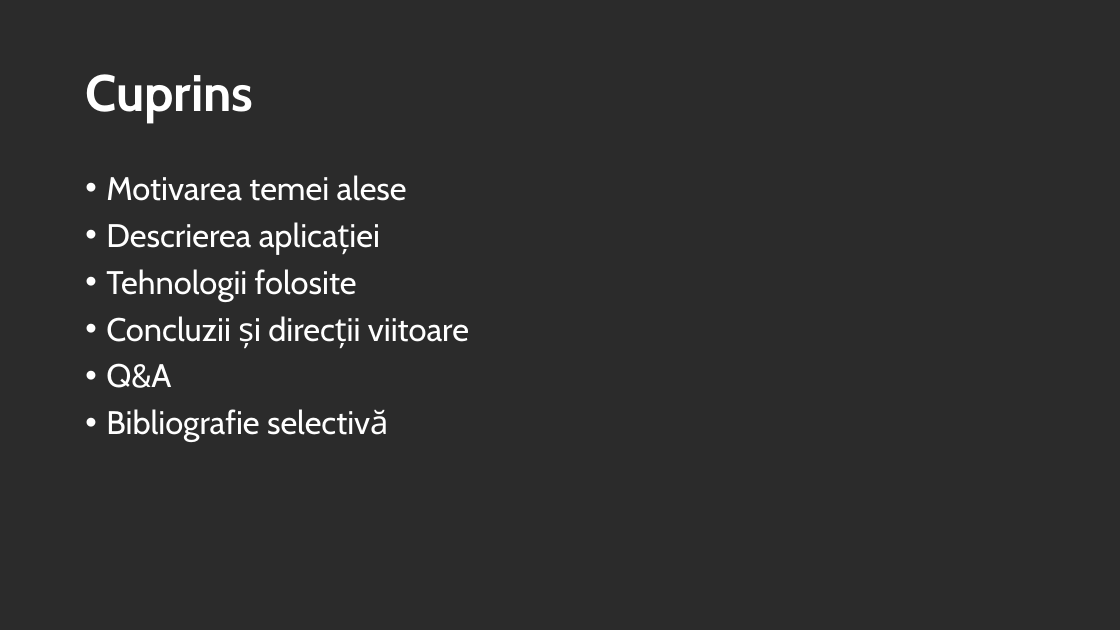
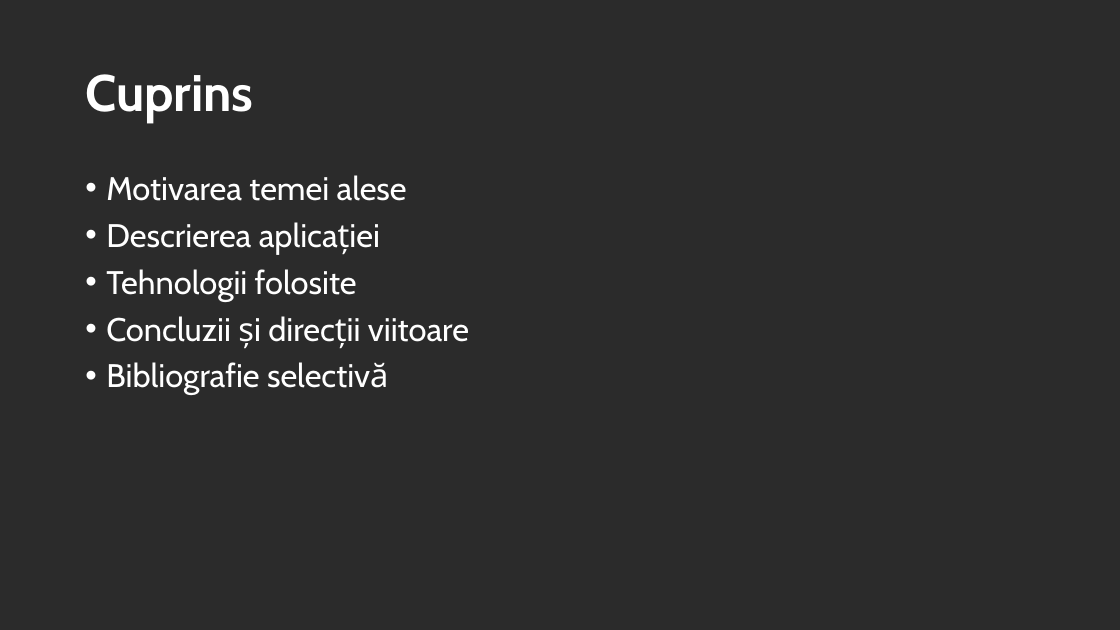
Before and after one commit to dumy10/ImageProcessing, a slide deck: slide 2 of docs/licenta/Prezentare_Licenta_2025_Horovei_Dumitru_10LF222.pptx. Drawn at 1120x630 pixels with LibreOffice and Linux fonts; fonts in the diff are those of the drawing; background and template pictures are left out; a plain dark background stands for a picture behind light text. Boxes give left, top, right and bottom in pixels: in the first picture for what was removed or moved away, otherwise in the second. Text is boxed around its words. In the diff, an @@ line names an element or a change of style, - is before the commit and + after.

Commit message:
Updated ppt

```diff
--- a/docs/licenta/Prezentare_Licenta_2025_Horovei_Dumitru_10LF222.pptx
+++ b/docs/licenta/Prezentare_Licenta_2025_Horovei_Dumitru_10LF222.pptx
@@ text at [106, 363, 171, 388]: paragraph removed @@
-• Q&A
```
Also in this commit, not shown: 1 slide removed.
